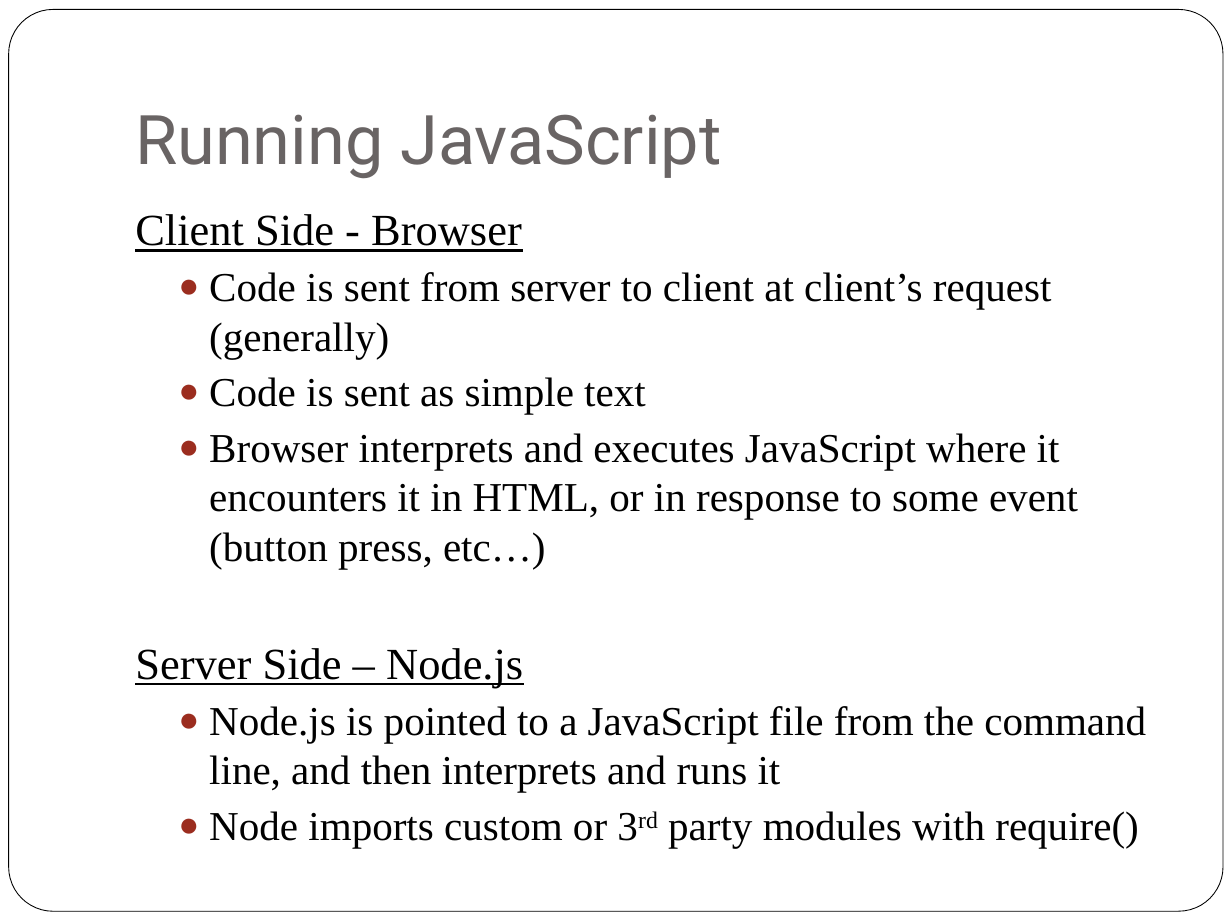
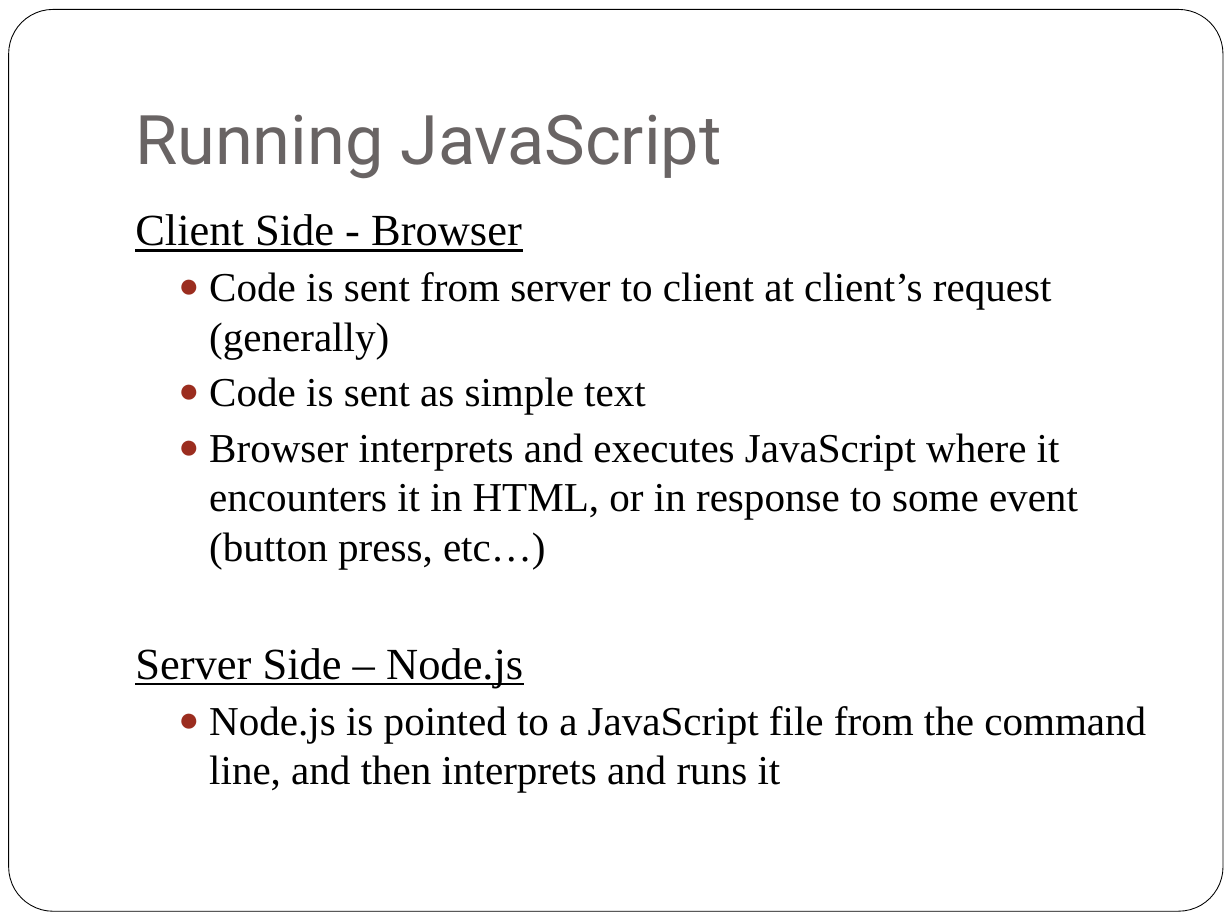
Before and after one commit to ZECTBynmo/SnackBot, a slide deck: slide 6 of SnackBot.pptx. Drawn at 1232x924 pixels with LibreOffice and Linux fonts; fonts in the diff are those of the drawing. Boxes give left, top, right and bottom in pixels: in the first picture for what was removed or moved away, otherwise in the second. Text is boxed around its words. In the diff, an @@ line names an element or a change of style, - is before the commit and + after.

```diff
--- a/SnackBot.pptx
+++ b/SnackBot.pptx
@@ text at [209,811,1139,848]: paragraph removed @@
-  ● Node imports custom or 3rd party modules with require()
```
Also in this commit, not shown: 6 other slides changed, 3 slides added, 2 slides removed.
